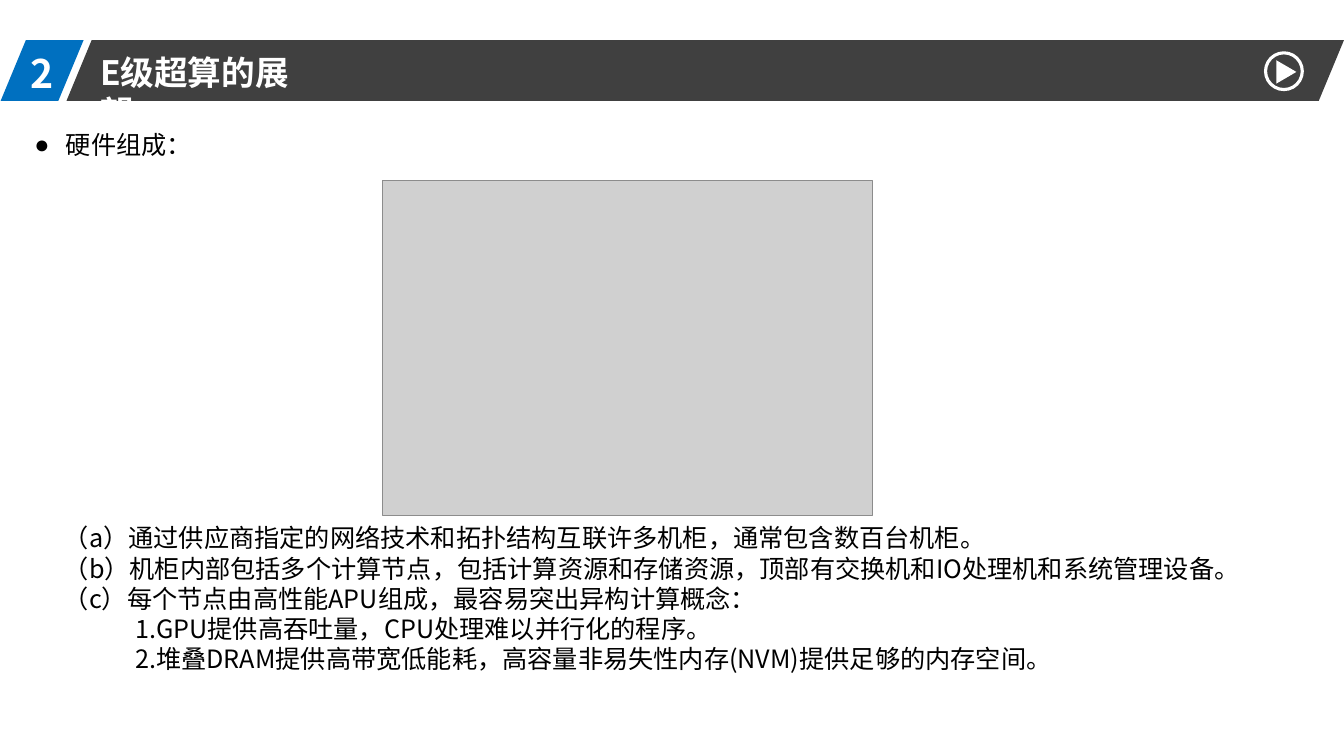
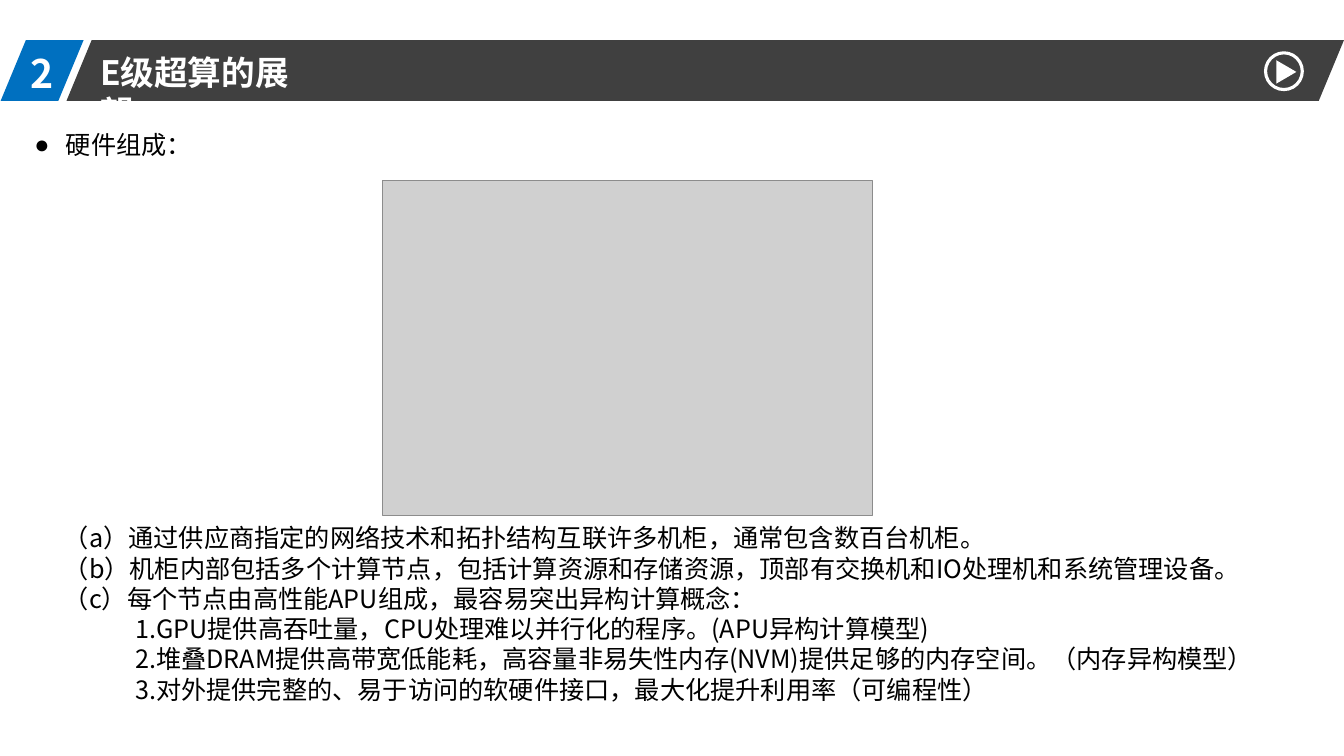
Before and after one commit to DO-MINATOR/buaa, a slide deck: slide 3 of 高性能计算机/高性能.pptx. Drawn at 1344x756 pixels with LibreOffice and Linux fonts; fonts in the diff are those of the drawing; grey boxes stand for pictures. Boxes give left, top, right and bottom in pixels: in the first picture for what was removed or moved away, otherwise in the second. Text is boxed around its words. In the diff, an @@ line names an element or a change of style, - is before the commit and + after.

```diff
--- a/高性能计算机/高性能.pptx
+++ b/高性能计算机/高性能.pptx
@@ text at bbox=[135, 616, 1253, 702]: text changed @@
-1.GPU提供高吞吐量，CPU处理难以并行化的程序。
-2.堆叠DRAM提供高带宽低能耗，高容量非易失性内存(NVM)提供足够的内存空间。
+1.GPU提供高吞吐量，CPU处理难以并行化的程序。(APU异构计算模型)
+2.堆叠DRAM提供高带宽低能耗，高容量非易失性内存(NVM)提供足够的内存空间。（内存异构模型）
+3.对外提供完整的、易于访问的软硬件接口，最大化提升利用率（可编程性）
```
Also in this commit, not shown: 9 other slides changed, 7 slides added, 2 other files.
